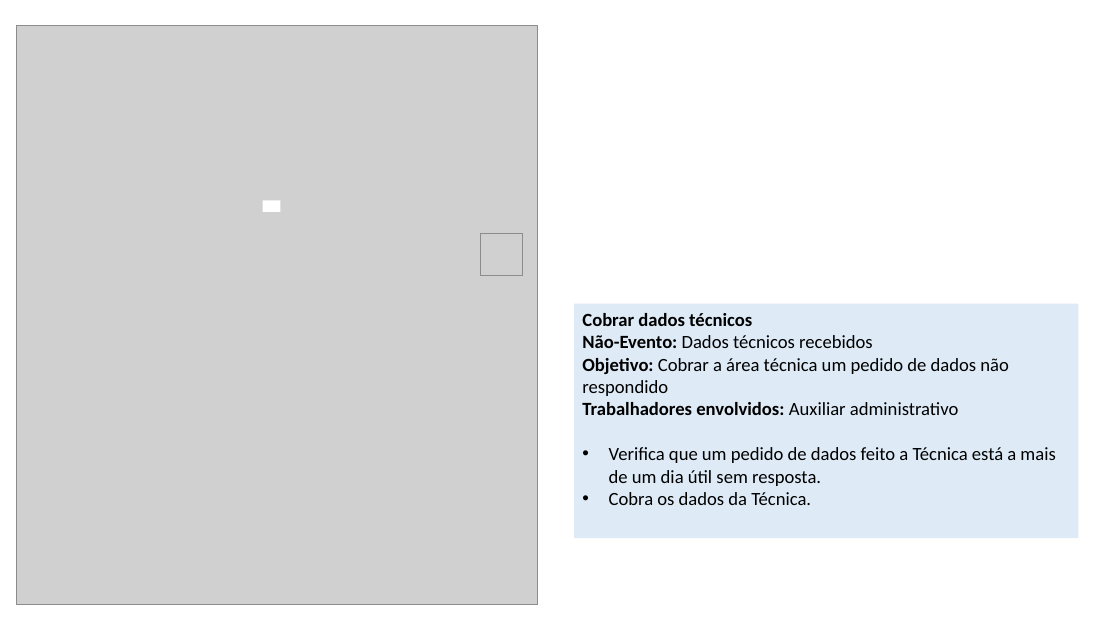
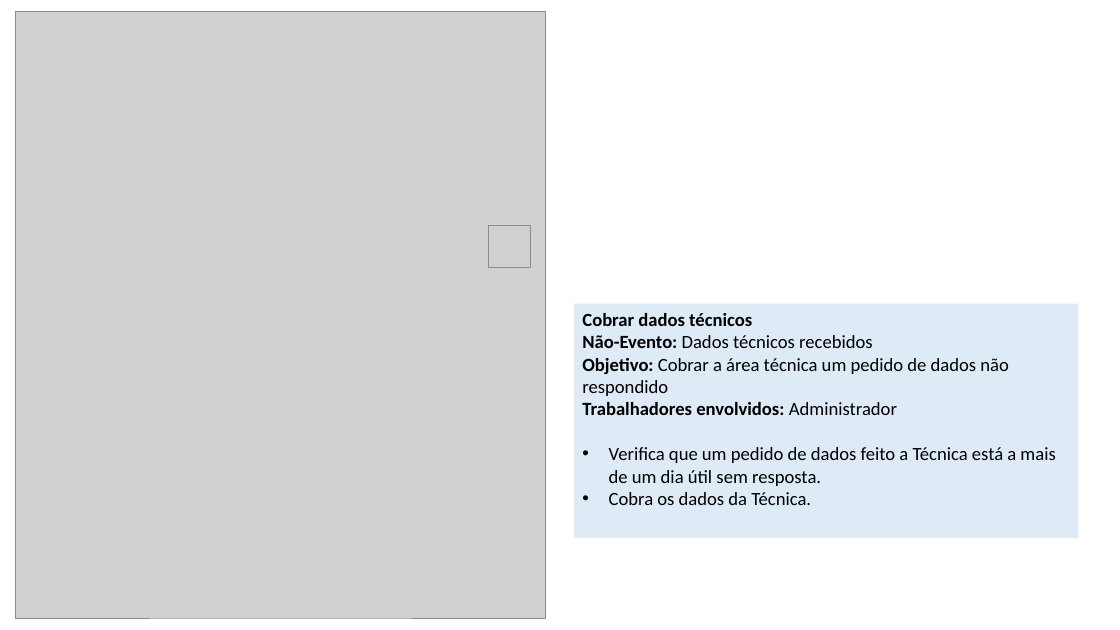
Before and after one commit to somosafsociety/Eng-Soft-EC2A, a slide deck: slide 35 of 18. Descrição dos Processos de Negócio.pptx. Drawn at 1120x630 pixels with LibreOffice and Linux fonts; fonts in the diff are those of the drawing; grey boxes stand for pictures. Boxes give left, top, right and bottom in pixels: in the first picture for what was removed or moved away, otherwise in the second. Text is boxed around its words. In the diff, an @@ line names an element or a change of style, - is before the commit and + after.

```diff
--- a/18. Descrição dos Processos de Negócio.pptx
+++ b/18. Descrição dos Processos de Negócio.pptx
@@ picture: place and size @@
-picture at <box>17,25,538,605</box>
+picture at <box>15,12,545,618</box>
@@ rectangle removed at <box>263,201,281,213</box> @@
@@ picture: place and size @@
-picture at <box>481,234,523,276</box>
+picture at <box>489,226,531,268</box>
@@ text in rectangle at <box>582,402,897,415</box>: text changed @@
-Trabalhadores envolvidos: Auxiliar administrativo
+Trabalhadores envolvidos: Administrador
```
Also in this commit, not shown: 32 other slides changed, 6 other files.
